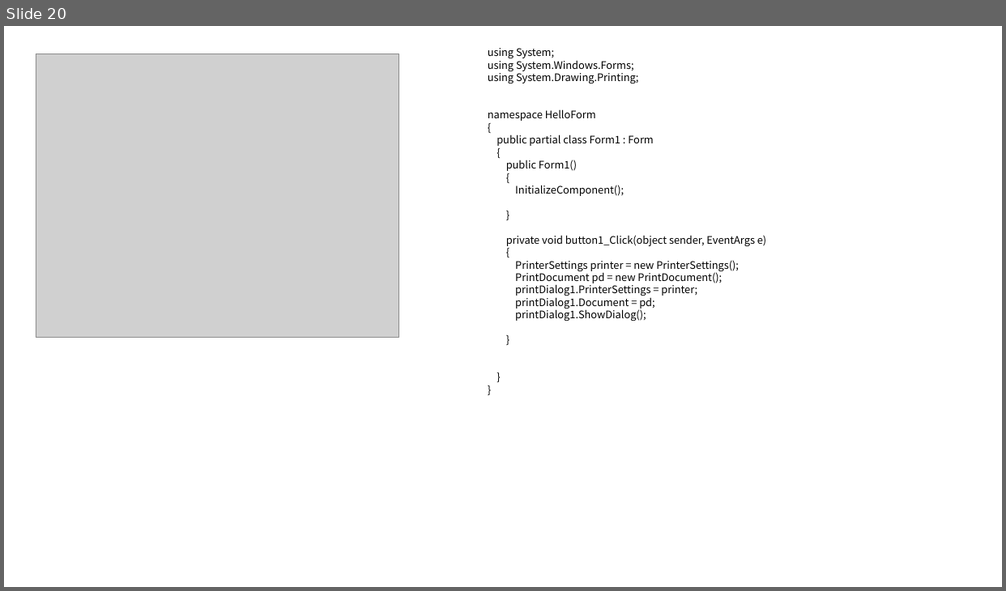
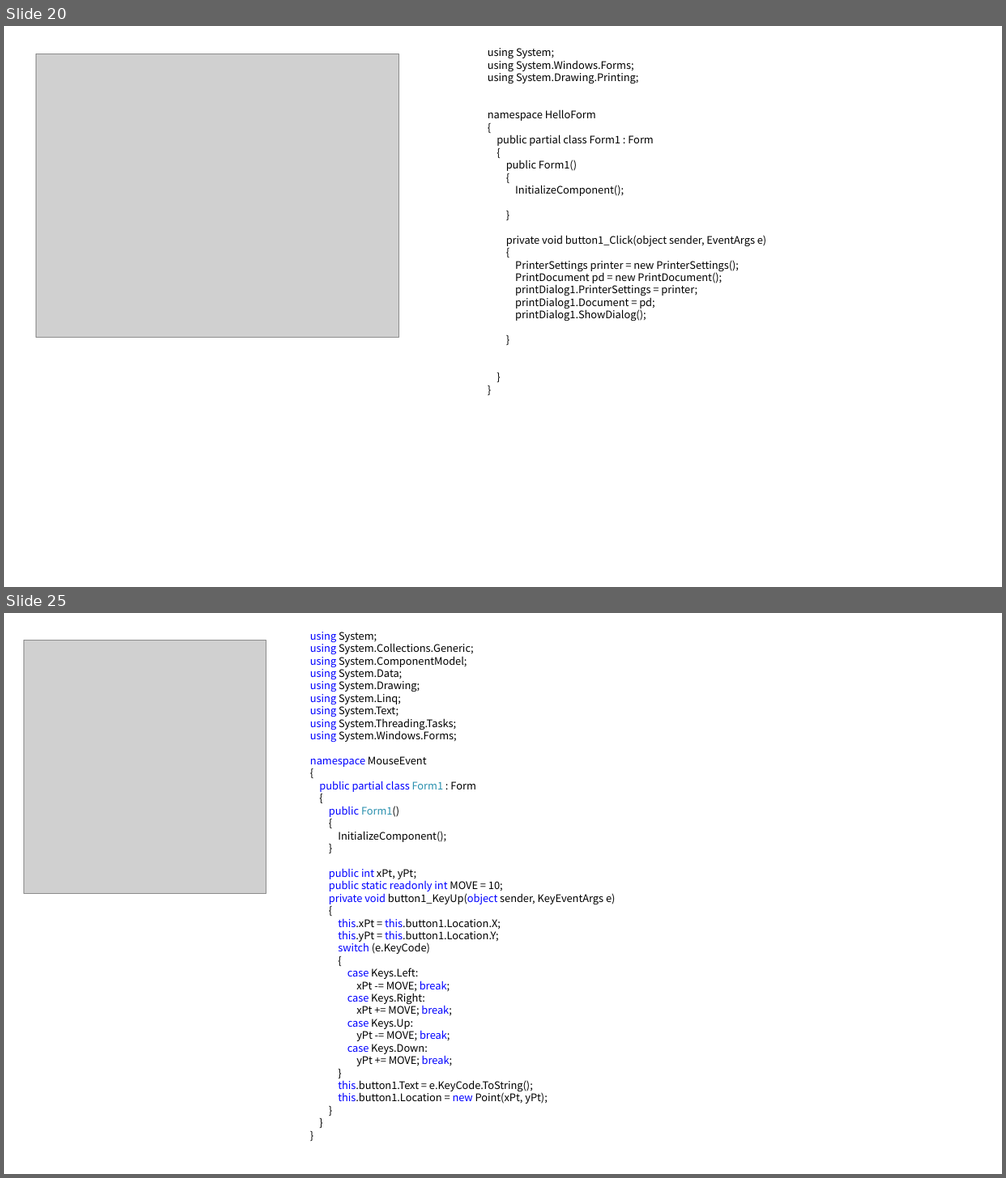
Before and after one commit to Kimhyunjin4455/CSharp, a slide deck: 객체0510.pptx. Shown one above the other, each under a label of ours: slide 20 before the commit, slides 20 and 25 after it; the slides between them are not shown. The pictures are 1006x591 and 1006x1178 pixels, drawn with LibreOffice and Linux fonts; fonts in the diff are those of the drawing; grey boxes stand for pictures. Boxes give left, top, right and bottom in pixels: in the first picture for what was removed or moved away, otherwise in the second. Text is boxed around its words. In the diff, an @@ line names an element or a change of style, - is before the commit and + after.

```diff
--- a/객체0510.pptx
+++ b/객체0510.pptx
@@ slide 25 added at <box>4,613,1002,1174</box>, background #FFFFFF @@
@@ text added at <box>310,632,615,1104</box>, 10 pt, text #000000 @@
+using System;
+using System.Collections.Generic;
+using System.ComponentModel;
+using System.Data;
+using System.Drawing;
+using System.Linq;
+using System.Text;
+using System.Threading.Tasks;
+using System.Windows.Forms;
+namespace MouseEvent
+{
+public partial class Form1 : Form
+{
+public Form1()
+{
+InitializeComponent();
+}
+public int xPt, yPt;
+public static readonly int MOVE = 10;
+private void button1_KeyUp(object sender, KeyEventArgs e)
+{
+this.xPt = this.button1.Location.X;
+this.yPt = this.button1.Location.Y;
+switch (e.KeyCode)
+{
+case Keys.Left:
+xPt -= MOVE; break;
+case Keys.Right:
+xPt += MOVE; break;
+case Keys.Up:
+yPt -= MOVE; break;
+case Keys.Down:
+yPt += MOVE; break;
+}
+this.button1.Text = e.KeyCode.ToString();
+this.button1.Location = new Point(xPt, yPt);
+}
+}
+}
@@ picture added at <box>23,640,266,894</box> @@
```
Also in this commit, not shown: 12 other slides added.
